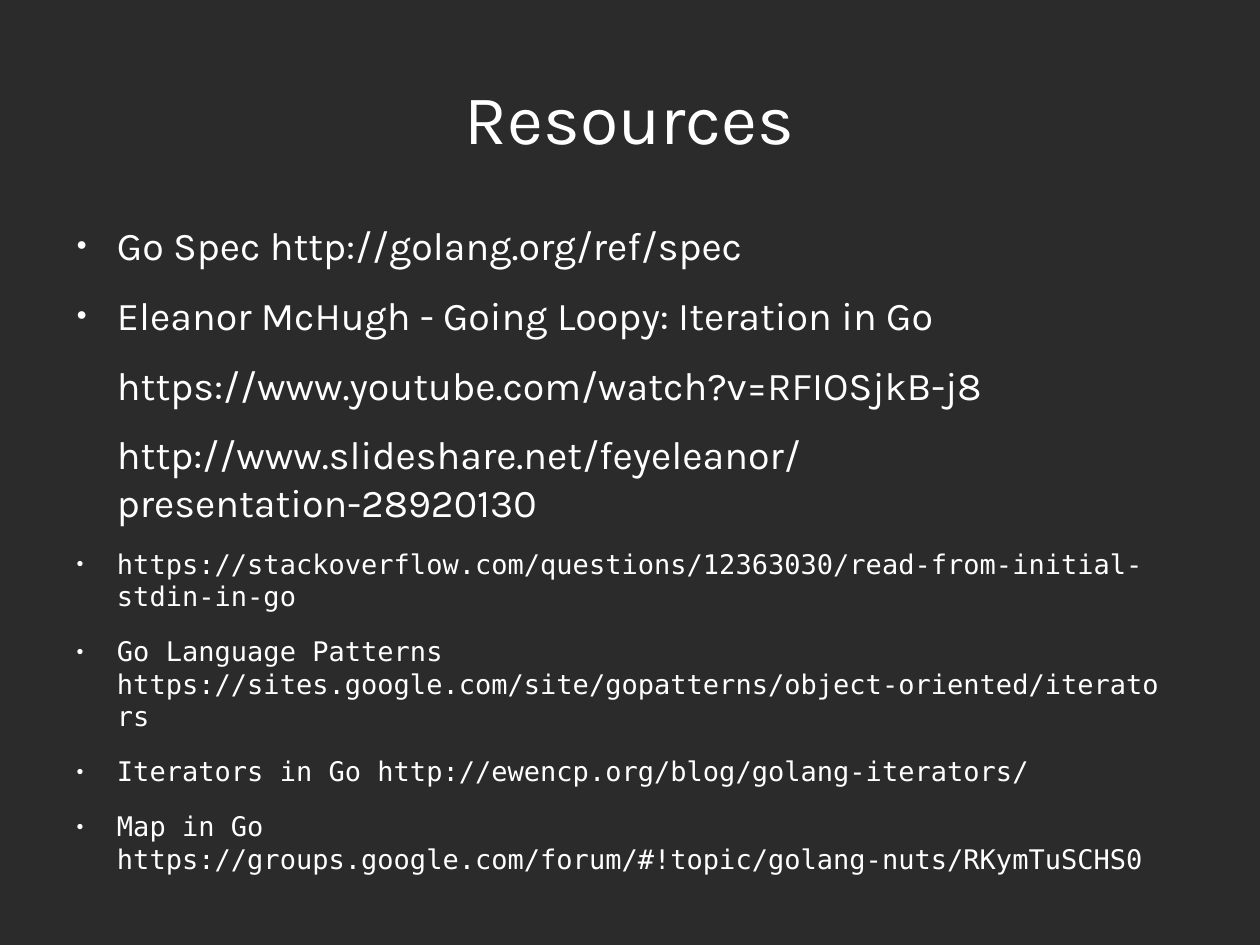
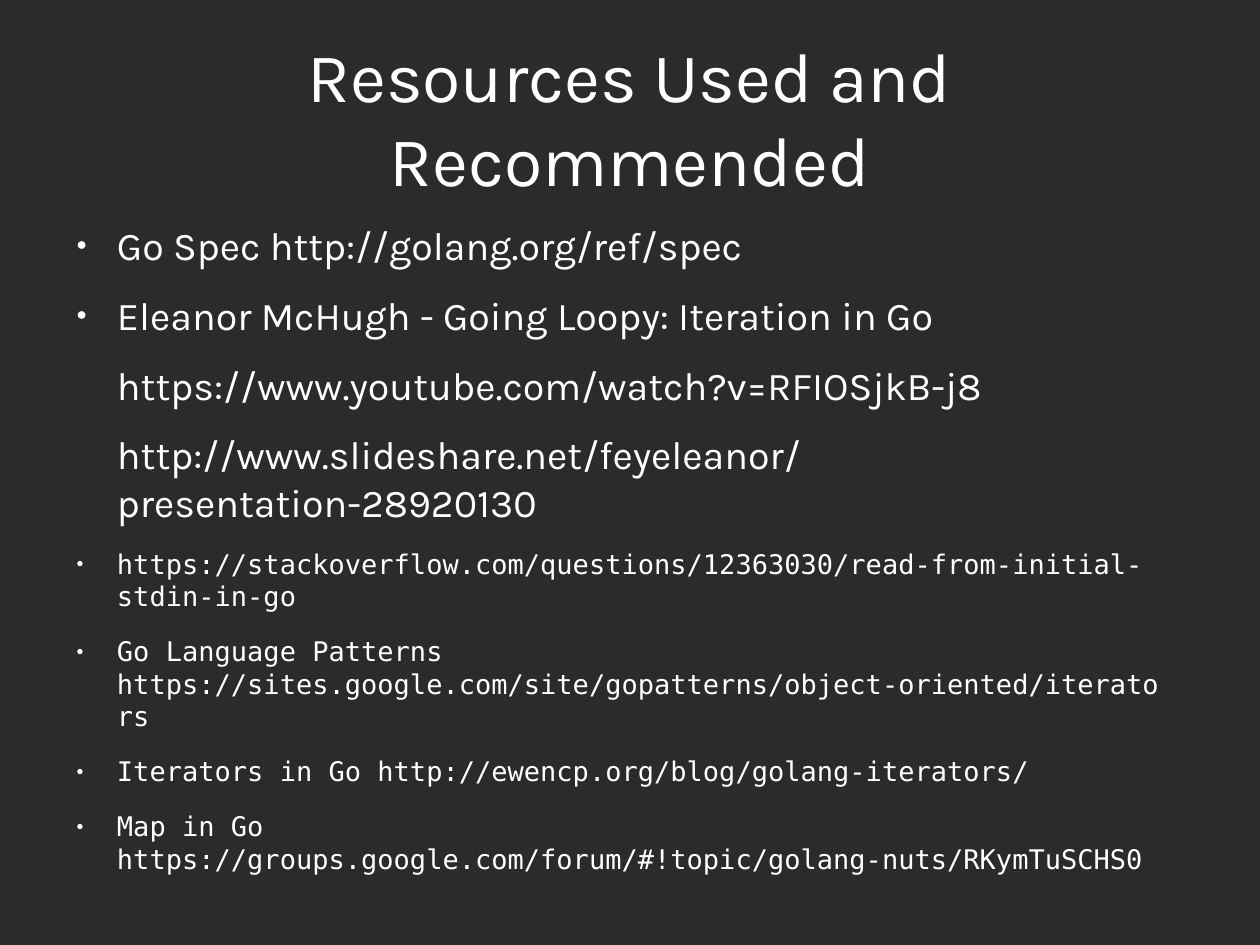
Before and after one commit to abramhindle/python-iteration-talk, a slide deck: slide 45 of iteration-talk-go.odp. Drawn at 1260x945 pixels with LibreOffice and Linux fonts; fonts in the diff are those of the drawing; background and template pictures are left out; a plain dark background stands for a picture behind light text. Boxes give left, top, right and bottom in pixels: in the first picture for what was removed or moved away, otherwise in the second. Text is boxed around its words. In the diff, an @@ line names an element or a change of style, - is before the commit and + after.

```diff
--- a/iteration-talk-go.odp
+++ b/iteration-talk-go.odp
@@ title at [307,54,951,187]: text changed @@
-Resources
+Resources Used and Recommended
```
Also in this commit, not shown: 1 other file.
